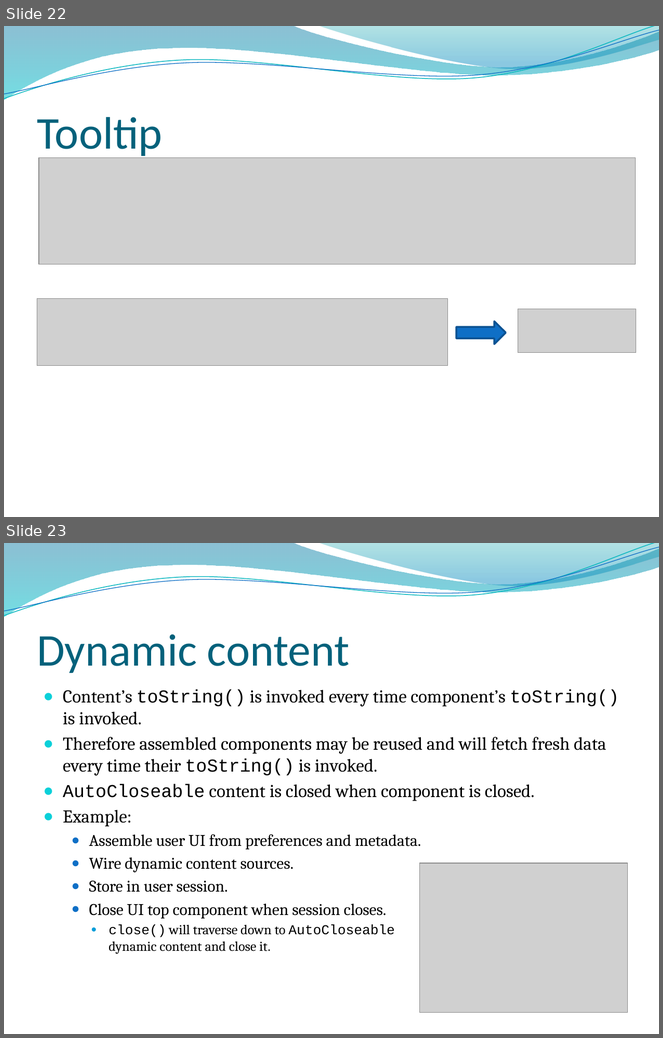
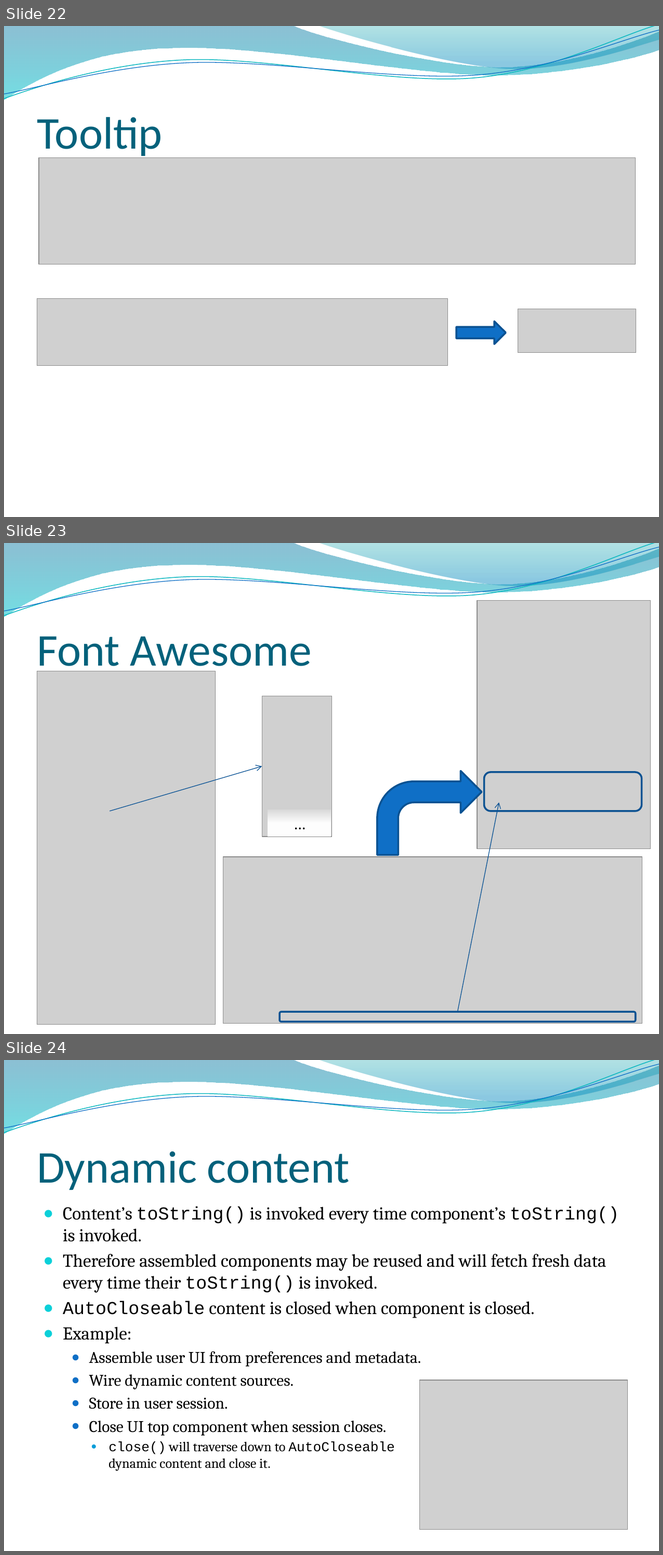
Before and after one commit to Nasdanika/server, a slide deck: Nasdanika HTML.pptx. Shown one above the other, each under a label of ours: slides 22 and 23 before the commit, slides 22, 23 and 24 after it. The pictures are 663x1038 and 663x1555 pixels, drawn with LibreOffice and Linux fonts; fonts in the diff are those of the drawing; grey boxes stand for pictures; background and template pictures are left out. Boxes give left, top, right and bottom in pixels: in the first picture for what was removed or moved away, otherwise in the second. Text is boxed around its words. In the diff, an @@ line names an element or a change of style, - is before the commit and + after.

Commit message:
Font Awesome and Angular support.

```diff
--- a/Nasdanika HTML.pptx
+++ b/Nasdanika HTML.pptx
@@ slide 23 added at <box>4,543,659,1034</box>, background picture (left out); not listed: 4 template elements that a slide beside it also shows @@
@@ picture added at <box>477,601,651,849</box> @@
@@ title added at <box>37,637,312,677</box>, 50 pt, text #04617B @@
+Font Awesome
@@ picture added at <box>37,671,215,1025</box> @@
@@ picture added at <box>262,696,332,837</box> @@
@@ arrow added from (110, 811) to (262, 767), #095295 0.75 pt @@
@@ bent arrow added at <box>377,771,482,855</box>, fill #0F6FC6, outline #0B5292 2 pt @@
@@ rounded rectangle added at <box>484,772,642,811</box>, outline #0B5292 2 pt @@
@@ arrow added from (457, 1012) to (500, 802), #095295 0.75 pt @@
@@ rectangle added at <box>268,810,331,836</box>, fill gradient #FFFFFF, 18 pt, text #000000 @@
+…
@@ picture added at <box>223,857,643,1023</box> @@
@@ rounded rectangle added at <box>280,1012,636,1022</box>, outline #0B5292 2 pt @@
@@ what was slide 23 is now slide 24 @@
```
Also in this commit, not shown: 1 slide changed.
